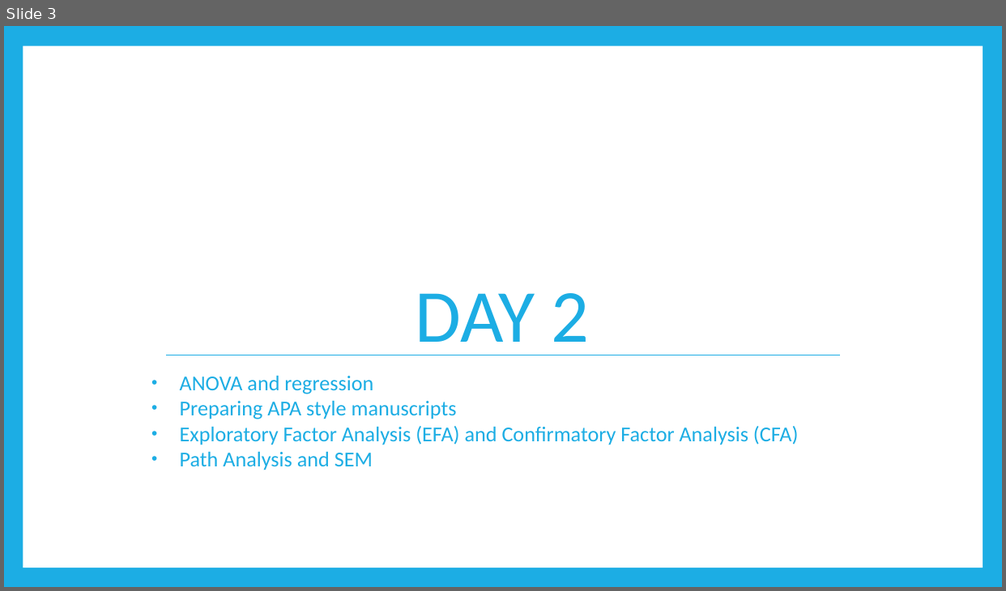
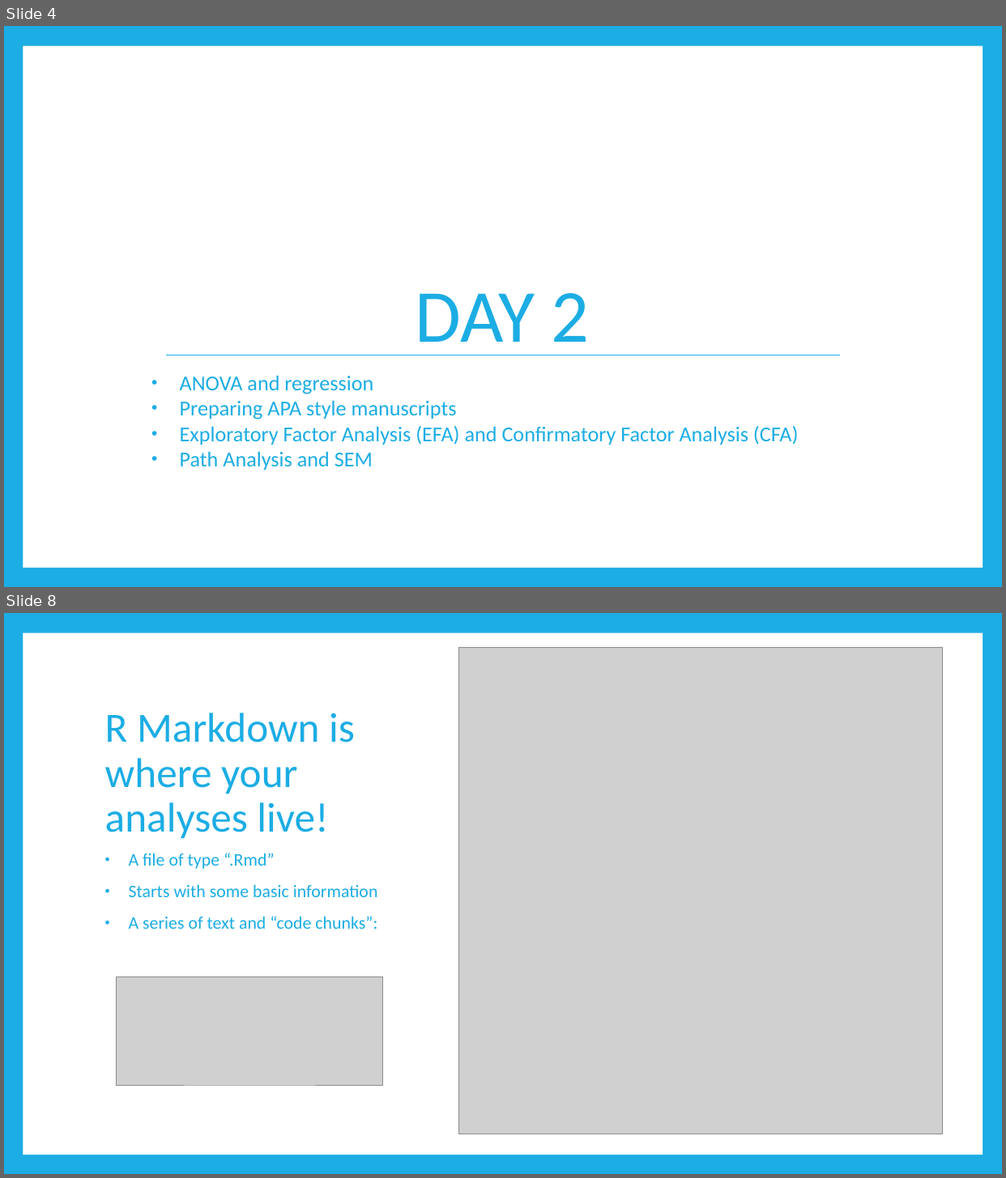
Before and after one commit to RandiLGarcia/datic-intro-to-r, a slide deck: docs/Day 1 Slides.pptx. Shown one above the other, each under a label of ours: slide 3 before the commit, slides 4 and 8 after it; the slides between them are not shown. The pictures are 1006x591 and 1006x1178 pixels, drawn with LibreOffice and Linux fonts; fonts in the diff are those of the drawing; grey boxes stand for pictures. Boxes give left, top, right and bottom in pixels: in the first picture for what was removed or moved away, otherwise in the second. Text is boxed around its words. In the diff, an @@ line names an element or a change of style, - is before the commit and + after.

```diff
--- a/docs/Day 1 Slides.pptx
+++ b/docs/Day 1 Slides.pptx
@@ slide 8 added at [4, 613, 1002, 1174], background #1CADE4; not listed: 1 template element that a slide beside it also shows @@
@@ picture added at [459, 648, 943, 1135] @@
@@ title added at [105, 713, 355, 839], 40 pt, text #1CADE4 @@
+R Markdown is where your analyses live!
@@ text added at [129, 853, 378, 929], 17 pt, text #1CADE4 @@
+• A file of type “.Rmd”
+• Starts with some basic information
+• A series of text and “code chunks”:
@@ picture added at [117, 977, 383, 1085] @@
@@ what was slide 3 is now slide 4 @@
```
Also in this commit, not shown: 15 slides changed, 12 other slides added, 7 slides removed, 11 other files.
